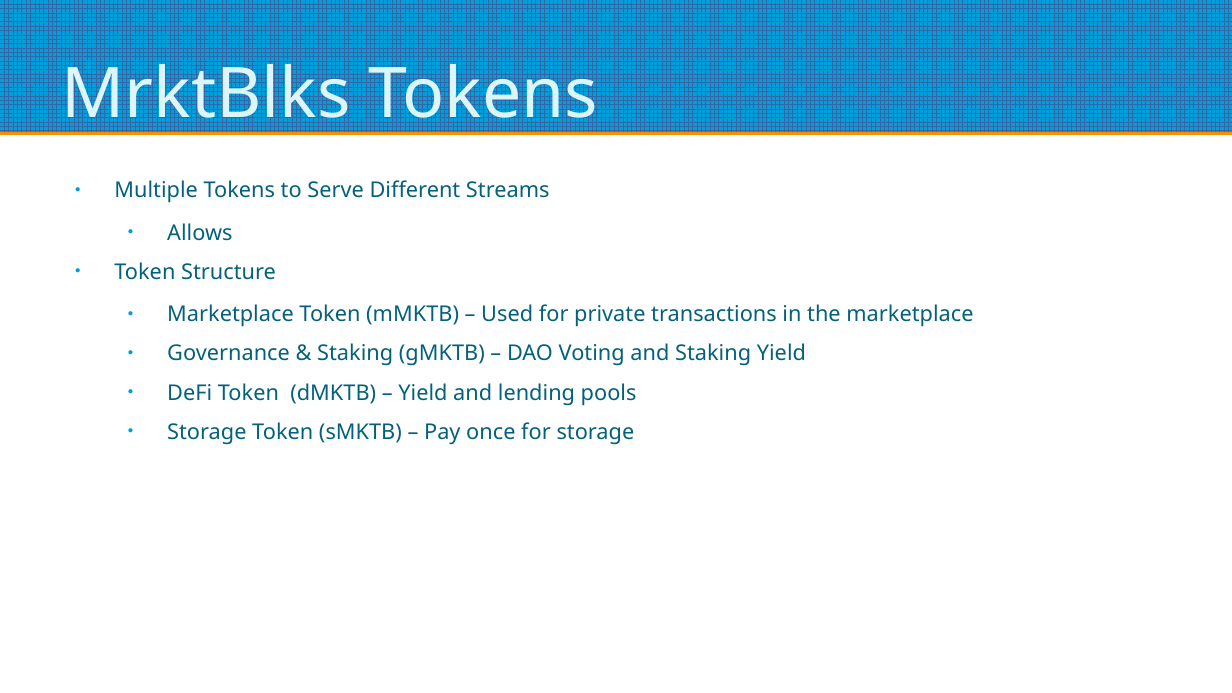
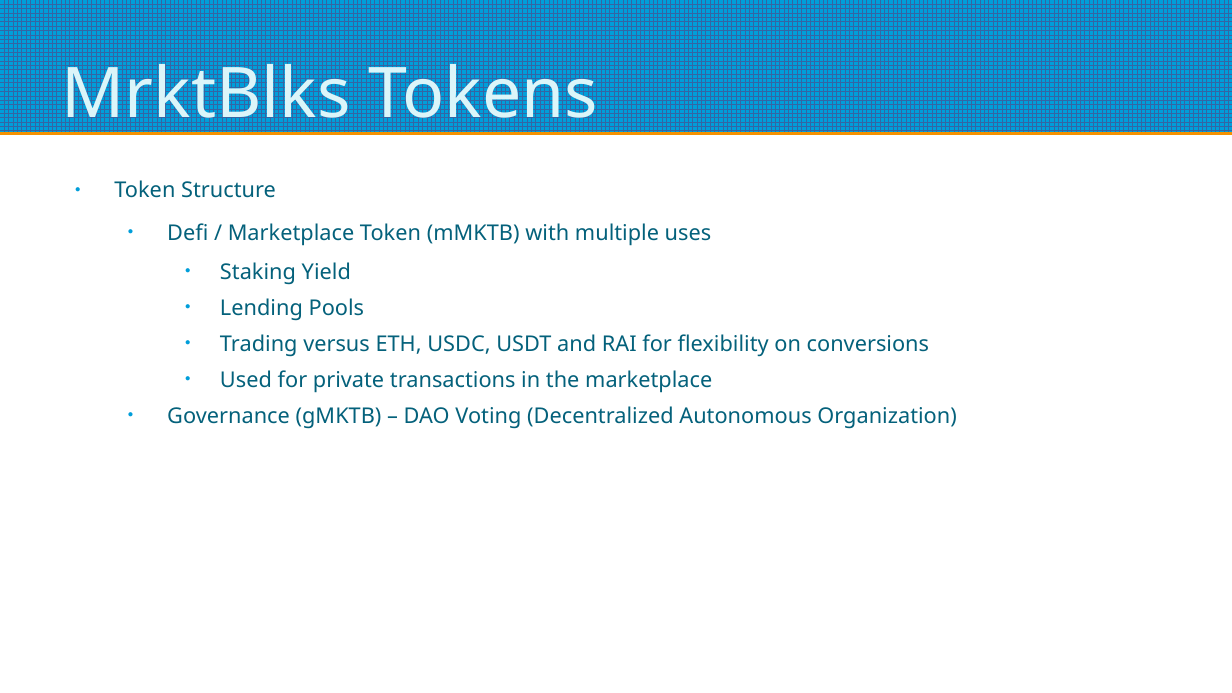
Before and after one commit to alaktrak/coinnect, a slide deck: slide 5 of presentation/Mrktblcks-Token-Presentation.odp. Drawn at 1232x693 pixels with LibreOffice and Linux fonts; fonts in the diff are those of the drawing. Boxes give left, top, right and bottom in pixels: in the first picture for what was removed or moved away, otherwise in the second. Text is boxed around its words. In the diff, an @@ line names an element or a change of style, - is before the commit and + after.

```diff
--- a/presentation/Mrktblcks-Token-Presentation.odp
+++ b/presentation/Mrktblcks-Token-Presentation.odp
@@ text at <box>114,180,550,241</box>: paragraphs removed @@
-● Multiple Tokens to Serve Different Streams
-  ● Allows
@@ text at <box>167,223,956,429</box>: text changed @@
-  ● Marketplace Token (mMKTB) – Used for private transactions in the marketplace
-  ● Governance & Staking (gMKTB) – DAO Voting and Staking Yield
-  ● DeFi Token (dMKTB) – Yield and lending pools
-  ● Storage Token (sMKTB) – Pay once for storage
+  ● Defi / Marketplace Token (mMKTB) with multiple uses
+    ● Staking Yield
+    ● Lending Pools
+    ● Trading versus ETH, USDC, USDT and RAI for flexibility on conversions
+    ● Used for private transactions in the marketplace
+  ● Governance (gMKTB) – DAO Voting (Decentralized Autonomous Organization)
```
Also in this commit, not shown: 2 other slides changed, 4 slides added, 6 other files.
